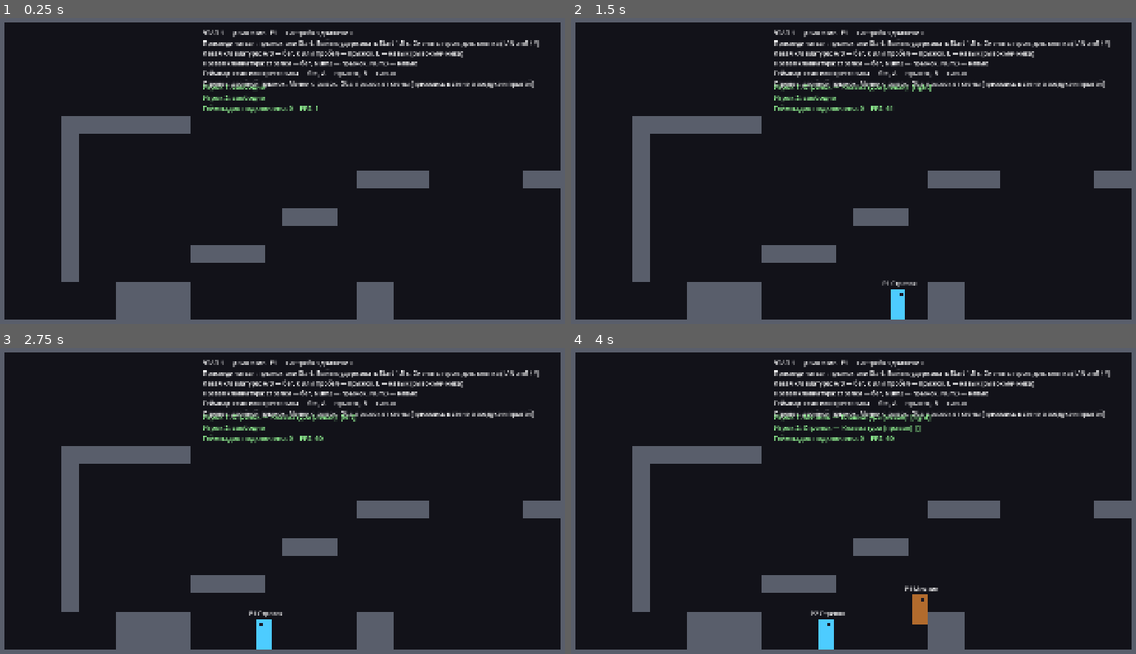
Above: before the commit, frames 1-4 (two rows, left to right).
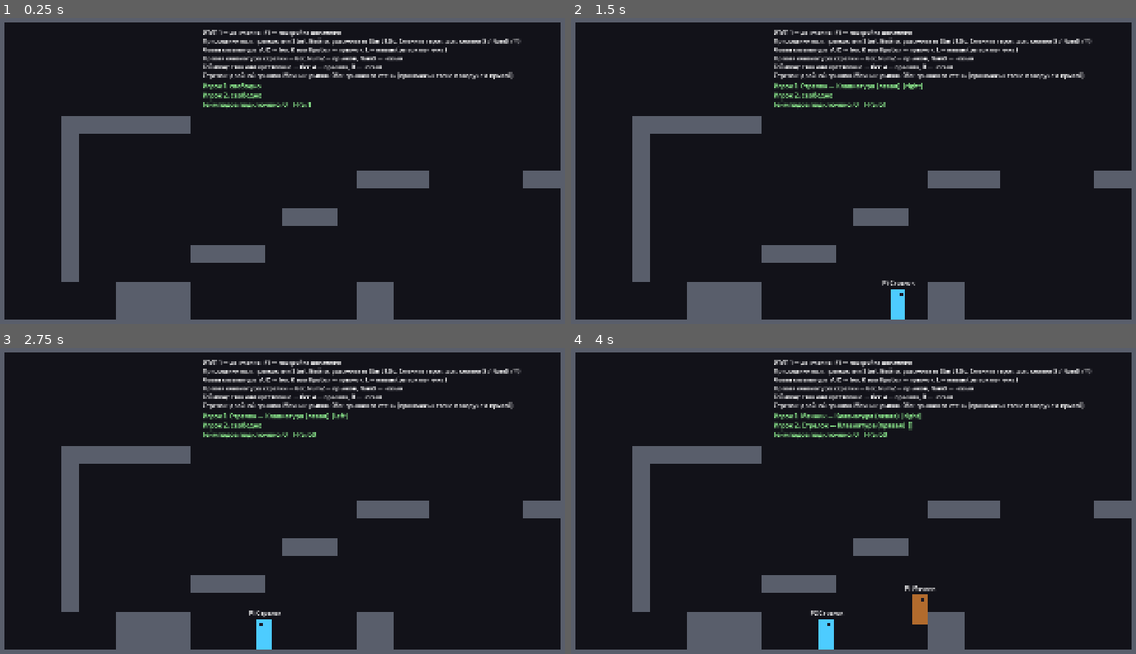
Above: after the commit, the same moments.

Repository: wrcabeludo-rgb/001
Game: Godot game, scene res://scenes/test_room.tscn
The game is run twice, just before and just after one commit, with the same random seed, the same clock (stepped at 60 frames per second) and the same inputs.
Inputs:
- Up to frame 1 (0.25 s): no input
- Up to frame 2 (1.5 s): tap Enter at 0.5 s; hold D from 0.53 s (still down); tap K at 0.6 s; tap Space at 0.77 s; tap J at 1.35 s
- Up to frame 3 (2.75 s): tap Space at 1.52 s; release D at 2.03 s; hold A from 2.03 s (still down); tap L at 2.1 s
- Up to frame 4 (4 s): release A at 2.78 s; hold D from 2.78 s (still down); tap I at 2.85 s; tap Space at 3.02, 3.77 s; tap Keypad Enter at 3.6 s

The runs differ from the first frame. In frame 1, 5.2% of the frame differs, in the area x 35-96%, y 3-32%; in frame 2, 5.5%; in frame 3, 5.4%; in frame 4, 5.8%, in the area x 35-96%, y 3-88%.

Commit message:
Add Russo One and Exo 2 fonts; Exo 2 is the default UI font
Co-Authored-By: Claude Opus 5.5 <noreply@anthropic.com>
Claude-Session: https://claude.ai/code/session_01DbbAxgCR2CT7iqKnVBrHPT

Diff:
--- a/coop-platformer/game/project.godot
+++ b/coop-platformer/game/project.godot
@@ -28,6 +28,10 @@
 window/stretch/mode="canvas_items"
 window/stretch/aspect="keep"
 
+[gui]
+
+theme/custom_font="res://assets/fonts/Exo2-SemiBold.ttf"
+
 [physics]
 
 common/physics_ticks_per_second=60
Binary file added: coop-platformer/game/assets/fonts/Exo2-Bold.ttf
Binary file added: coop-platformer/game/assets/fonts/Exo2-Regular.ttf
Binary file added: coop-platformer/game/assets/fonts/Exo2-SemiBold.ttf
Not shown, added: coop-platformer/game/assets/fonts/OFL-Exo2.txt
Not shown, added: coop-platformer/game/assets/fonts/OFL-RussoOne.txt
Binary file added: coop-platformer/game/assets/fonts/RussoOne-Regular.ttf
Not shown, changed: coop-platformer/ART_GUIDE.md
